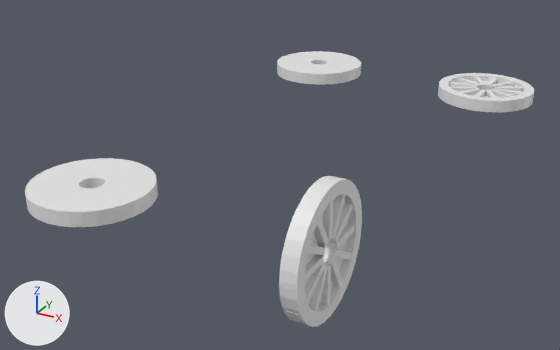
Before and after pictures for a commit that changed the Blender file blender/parent.blend.
Rendered twice from a 50 mm lens placed at (5.88, -12.25, 5.09), pointed at (-0.51, -0.64, -0.71). Every picture has the same lights, and +X, +Y and +Z are marked at lower left.

The scene before the commit, as lines of its bpy script (objects in view):
```python
me_cylinder_144 = bpy.data.meshes.new('Cylinder.144')
me_cylinder_144.from_pydata(...)  # 392 vertices, 228 faces; spans x -1.0..1.0, y -1.0..1.0, z -0.12..0.12
me_cylinder_147 = bpy.data.meshes.new('Cylinder.147')
me_cylinder_147.from_pydata(...)  # 392 vertices, 228 faces; spans x -1.0..1.0, y -1.0..1.0, z -0.12..0.12
me_cylinder_150 = bpy.data.meshes.new('Cylinder.150')
me_cylinder_150.from_pydata(...)  # 392 vertices, 228 faces; spans x -1.0..1.0, y -1.0..1.0, z -0.12..0.12
me_cylinder_153 = bpy.data.meshes.new('Cylinder.153')
me_cylinder_153.from_pydata(...)  # 392 vertices, 228 faces; spans x -1.0..1.0, y -1.0..1.0, z -0.12..0.12
ob_left_front_wheel = bpy.data.objects.new('Left Front Wheel', me_cylinder_144)
ob_left_front_wheel.location = (-2.0, 4.0, 0.0)
ob_left_front_wheel.rotation_euler = (0.0, 0.0, 0.00579)  # degrees (0, 0, 0.3)
ob_left_rear_wheel = bpy.data.objects.new('Left Rear Wheel', me_cylinder_150)
ob_left_rear_wheel.location = (-2.0, -4.0, 0.0)
ob_left_rear_wheel.rotation_euler = (0.00579, 0.0, 0.0)  # degrees (0.3, 0, 0)
ob_right_front_wheel = bpy.data.objects.new('Right Front Wheel', me_cylinder_147)
ob_right_front_wheel.location = (2.0, 4.0, 0.0)
ob_right_front_wheel.rotation_euler = (0.0, 0.00579, 0.0)  # degrees (0, 0.3, 0)
ob_right_rear_wheel = bpy.data.objects.new('Right Rear Wheel', me_cylinder_153)
ob_right_rear_wheel.location = (2.0, -4.0, 0.0)
ob_right_rear_wheel.rotation_euler = (0.0, 1.571, 0.0)  # degrees (0, 90, 0)
```
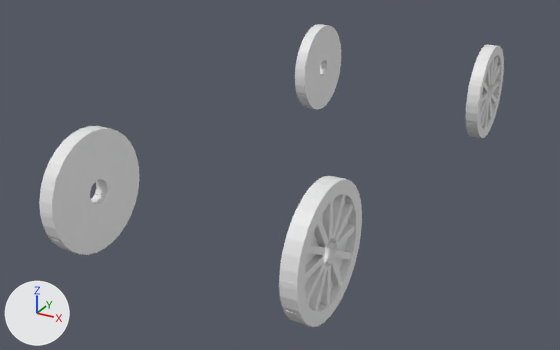
Changed parts and their boxes [x1, y1, x2, y2] in the pictures (560 x 350 px):
'Left Rear Wheel', turned
    before: [25, 158, 158, 227]
    after: [39, 126, 139, 255]
'Right Front Wheel', turned
    before: [438, 73, 534, 112]
    after: [466, 44, 504, 138]
'Left Front Wheel', turned
    before: [277, 51, 361, 85]
    after: [295, 24, 341, 109]

The edits, one by one:
Object 'Left Front Wheel' (ob_left_front_wheel) turns from (0, 0, 0.3) to (90, 0.2, 90) degrees about x, y and z.
Object 'Right Front Wheel' (ob_right_front_wheel) turns from (0, 0.3, 0) to (90, 0.2, 90) degrees about x, y and z.
Object 'Left Rear Wheel' (ob_left_rear_wheel) turns from (0.3, 0, 0) to (90, 0.2, 90) degrees about x, y and z.
